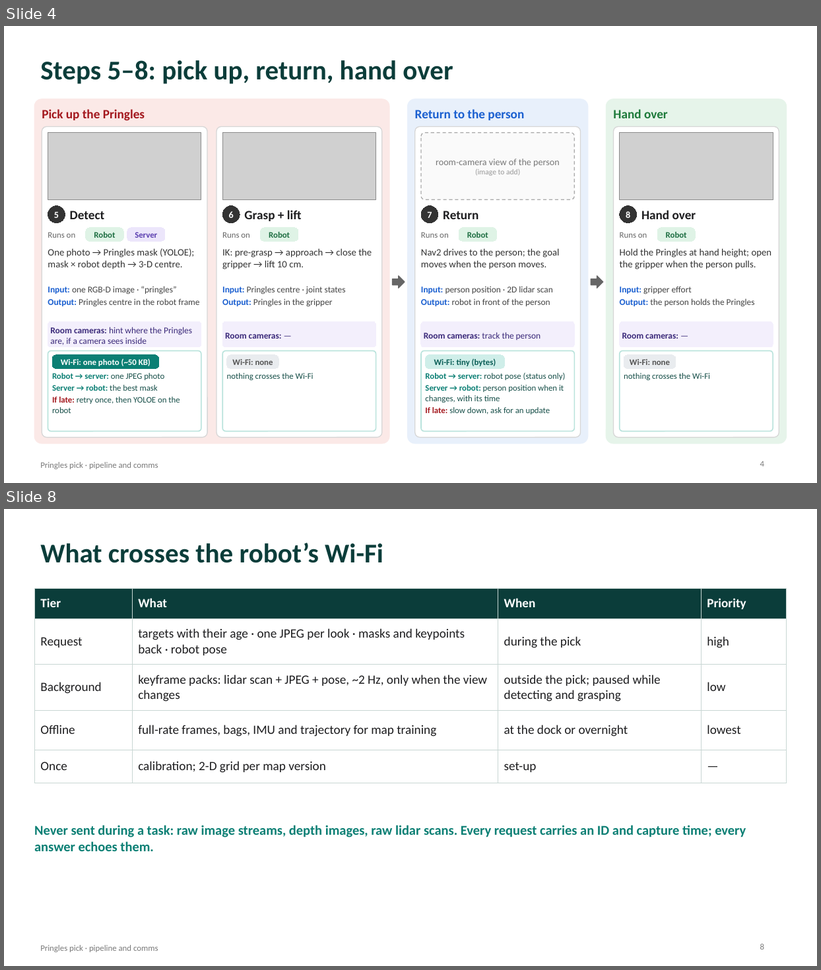
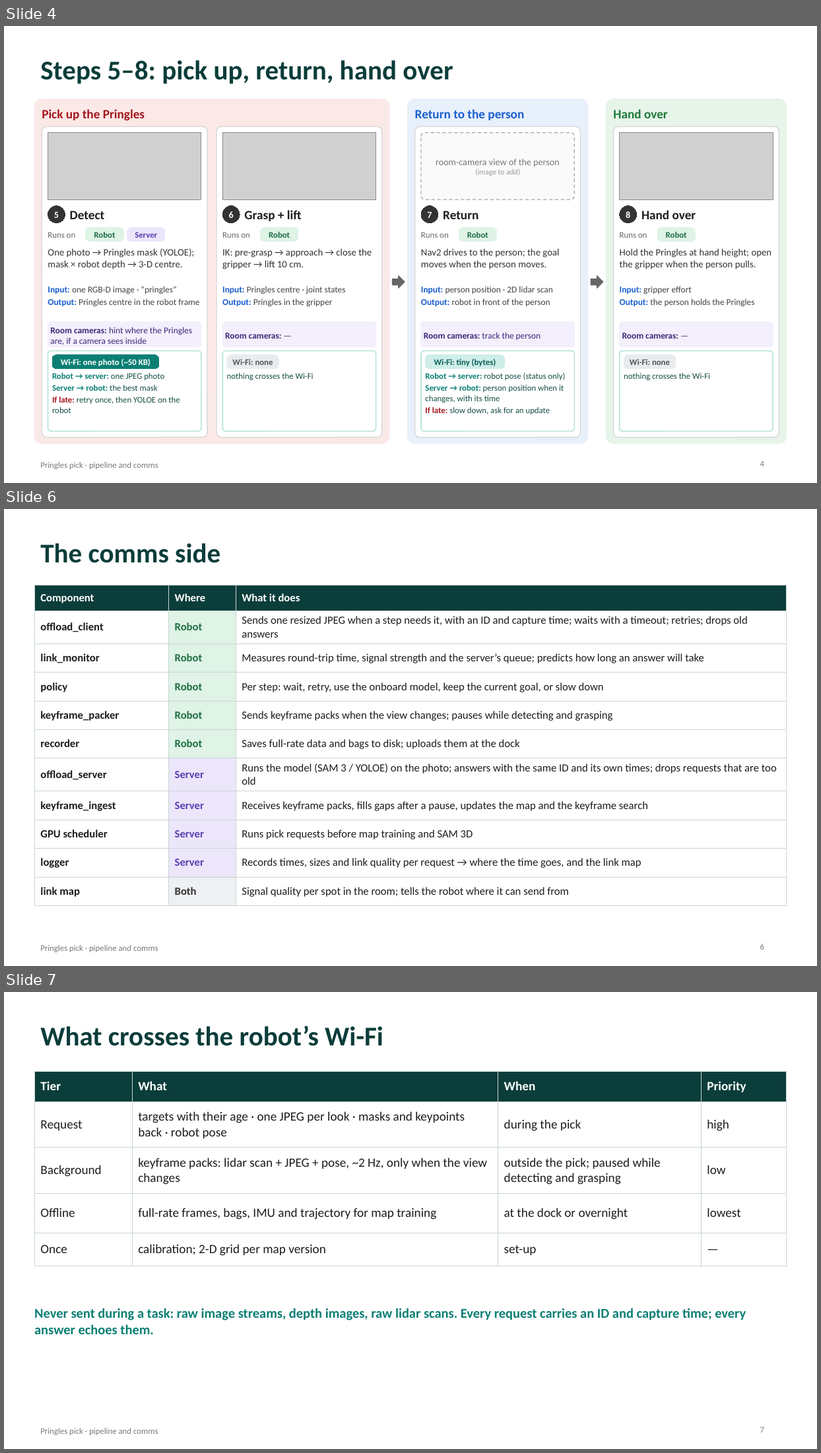
Before and after one commit to jorichee14/Others, a slide deck: value_scheduling/docs/Pringles_Pipeline_Architecture.pptx. Shown one above the other, each under a label of ours: slides 4 and 8 before the commit, slides 4, 6 and 7 after it; the slides between them are not shown. The pictures are 821x970 and 821x1453 pixels, drawn with LibreOffice and Linux fonts; fonts in the diff are those of the drawing; grey boxes stand for pictures. Boxes give left, top, right and bottom in pixels: in the first picture for what was removed or moved away, otherwise in the second. Text is boxed around its words. In the diff, an @@ line names an element or a change of style, - is before the commit and + after.

```diff
--- a/value_scheduling/docs/Pringles_Pipeline_Architecture.pptx
+++ b/value_scheduling/docs/Pringles_Pipeline_Architecture.pptx
@@ slide 6 added at [4,509,817,966], background #FFFFFF; not listed: 1 template element that a slide beside it also shows @@
@@ title added at [40,543,220,563], 32 pt, text #0B3D3A, bold @@
+The comms side
@@ table added at [34,586,787,900], 11 rows, 3 columns @@
+Component | Where | What it does
+offload_client | Robot | Sends one resized JPEG when a step needs it, with an ID and capture time; waits with a timeout; retries; drops old answers
+link_monitor | Robot | Measures round-trip time, signal strength and the server’s queue; predicts how long an answer will take
+policy | Robot | Per step: wait, retry, use the onboard model, keep the current goal, or slow down
+keyframe_packer | Robot | Sends keyframe packs when the view changes; pauses while detecting and grasping
+recorder | Robot | Saves full-rate data and bags to disk; uploads them at the dock
+offload_server | Server | Runs the model (SAM 3 / YOLOE) on the photo; answers with the same ID and its own times; drops requests that are too old
+keyframe_ingest | Server | Receives keyframe packs, fills gaps after a pause, updates the map and the keyframe search
+GPU scheduler | Server | Runs pick requests before map training and SAM 3D
+logger | Server | Records times, sizes and link quality per request → where the time goes, and the link map
+link map | Both | Signal quality per spot in the room; tells the robot where it can send from
@@ page number added at [760,944,764,950], 10 pt, text #7A7A7A @@
+6
@@ what was slide 8 is now slide 7 @@
@@ page number at [760,1428,764,1433]: text changed @@
-8
+7
```
Also in this commit, not shown: 1 other slide added, 3 slides removed, 1 other file.
